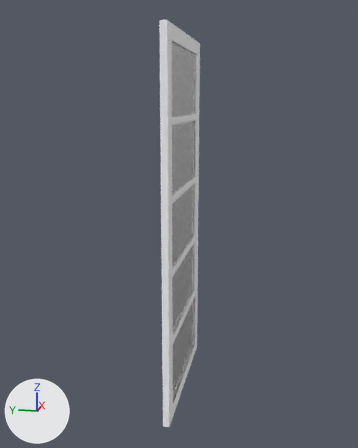
A saved change to the glTF model assets/doors/doorway_door_3.glb.
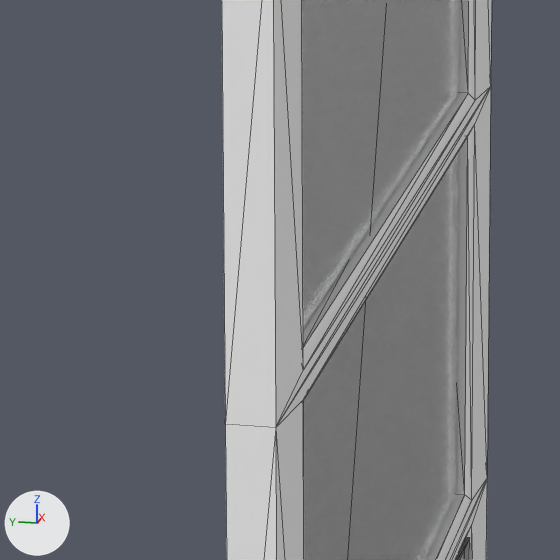
Old and new are each drawn whole from a 50 mm lens placed at (-2.714, 1.479, 1.681), pointed at (-0.007, 2.021, 1.004) and again close up on the part from 37% to 58% of the width and 50% to 67% of the height. Arrows for +X, +Y and +Z are at lower left; the lights stay in place. The close-ups show mesh edges as thin lines. Where no turn or scale is listed for an object, it has been applied to the vertices.

Objects in the first close-up: 'doorway_door_3'.
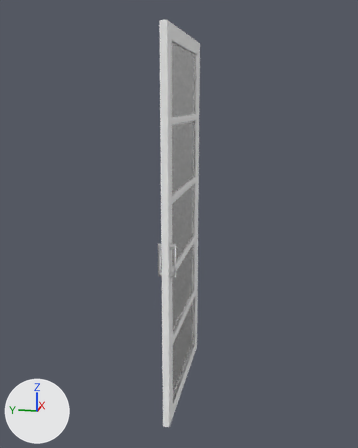
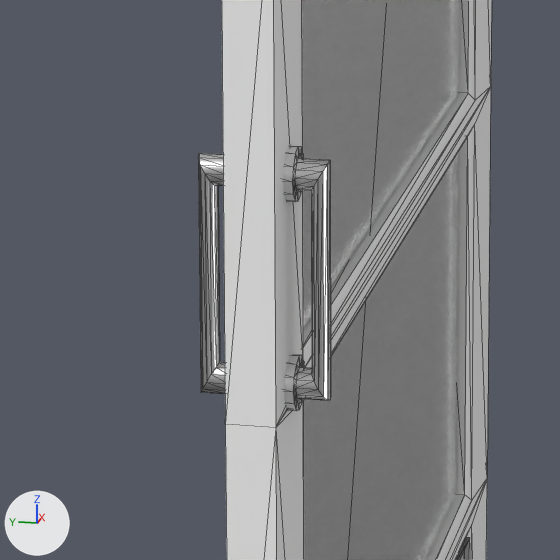
Commit message: update door assets

The change, as JSON lines over the scene's bpy script:
```json
{"op": "add", "block": "mat_metal_material", "code": ["mat_metal_material = principled_material('Metal_Material')", "mat_metal_material.base_color = (0.8, 0.8, 0.8)  # white #e7e7e7", "mat_metal_material.metallic = 1.0", "mat_metal_material.roughness = 0.3"]}
{"op": "add", "block": "me_mesh_008", "code": ["me_mesh_008 = bpy.data.meshes.new('Mesh.008')", "me_mesh_008.from_pydata(...)  # 144 vertices, 288 faces; spans x -0.43..-0.392, y 1.955..2.045, z 0.821..1.009", "me_mesh_008.materials.append(mat_metal_material)  # white #e7e7e7"]}
{"op": "add", "block": "ob_doorway_handle_3", "code": ["ob_doorway_handle_3 = bpy.data.objects.new('doorway_handle_3', me_mesh_008)", "ob_doorway_handle_3.location = (0.0, 0.0, 0.0)"]}
```

Pixel boxes (x1, y1, x2, y2) of what changed, in the close-ups (560 x 560 px):
```json
{"object": "doorway_handle_3", "change": "added", "after": [198, 146, 331, 411]}
```
